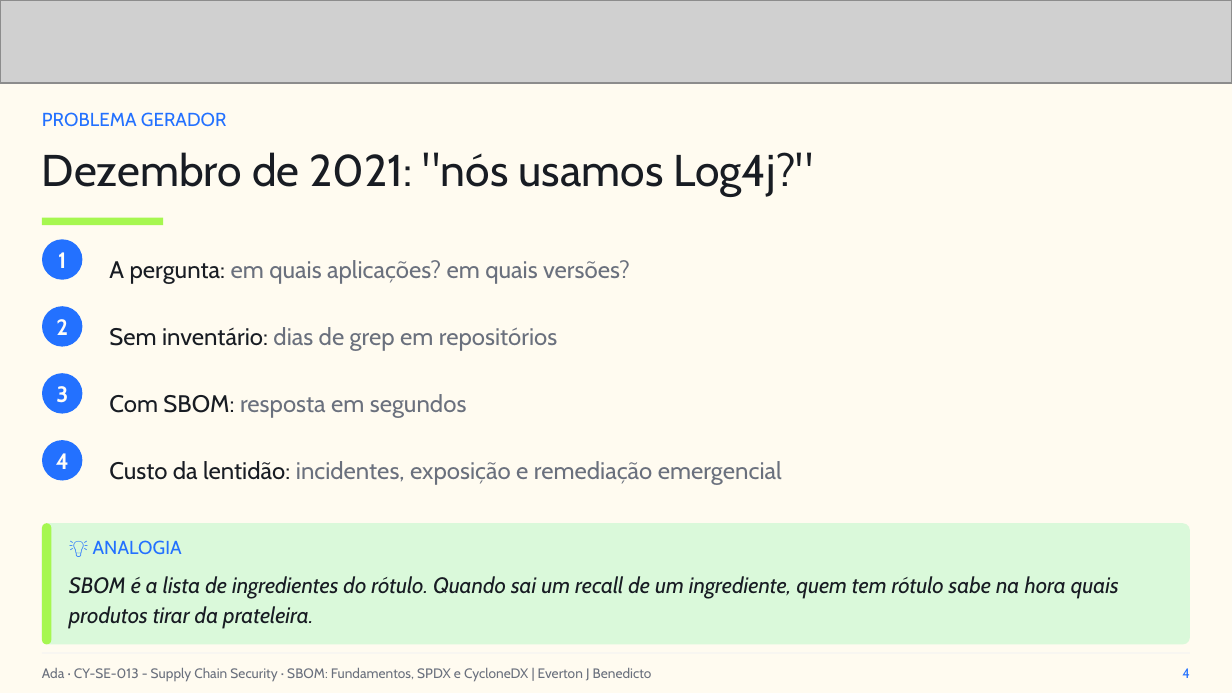
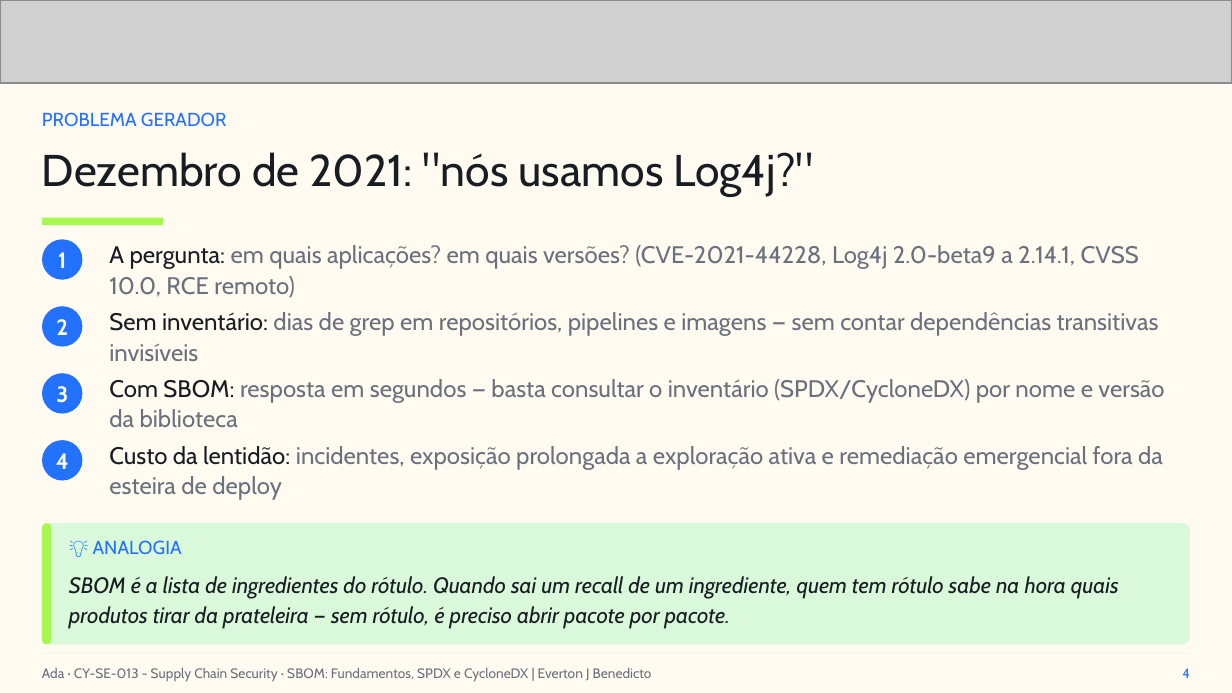
Before and after one commit to everton-dev/AdaTech.Aulas, a slide deck: slide 4 of CY-SE-013 - Supply Chain Security/slides/Aula_04_SBOM_Fundamentos_SPDX_e_CycloneDX.pptx. Drawn at 1232x693 pixels with LibreOffice and Linux fonts; fonts in the diff are those of the drawing; grey boxes stand for pictures. Boxes give left, top, right and bottom in pixels: in the first picture for what was removed or moved away, otherwise in the second. Text is boxed around its words. In the diff, an @@ line names an element or a change of style, - is before the commit and + after.

```diff
--- a/CY-SE-013 - Supply Chain Security/slides/Aula_04_SBOM_Fundamentos_SPDX_e_CycloneDX.pptx
+++ b/CY-SE-013 - Supply Chain Security/slides/Aula_04_SBOM_Fundamentos_SPDX_e_CycloneDX.pptx
@@ text at [109,245,1139,297]: text changed @@
-A pergunta: em quais aplicações? em quais versões?
+A pergunta: em quais aplicações? em quais versões? (CVE-2021-44228, Log4j 2.0-beta9 a 2.14.1, CVSS 10.0, RCE remoto)
@@ text at [109,312,1159,361]: text changed @@
-Sem inventário: dias de grep em repositórios
+Sem inventário: dias de grep em repositórios, pipelines e imagens — sem contar dependências transitivas invisíveis
@@ text at [109,379,1164,427]: text changed @@
-Com SBOM: resposta em segundos
+Com SBOM: resposta em segundos — basta consultar o inventário (SPDX/CycloneDX) por nome e versão da biblioteca
@@ text at [109,446,1163,500]: text changed @@
-Custo da lentidão: incidentes, exposição e remediação emergencial
+Custo da lentidão: incidentes, exposição prolongada a exploração ativa e remediação emergencial fora da esteira de deploy
@@ text at [69,576,1119,629]: text changed @@
-SBOM é a lista de ingredientes do rótulo. Quando sai um recall de um ingrediente, quem tem rótulo sabe na hora quais produtos tirar da prateleira.
+SBOM é a lista de ingredientes do rótulo. Quando sai um recall de um ingrediente, quem tem rótulo sabe na hora quais produtos tirar da prateleira — sem rótulo, é preciso abrir pacote por pacote.
```
Also in this commit, not shown: 6 other slides changed, 1 slide added, 17 other files.
